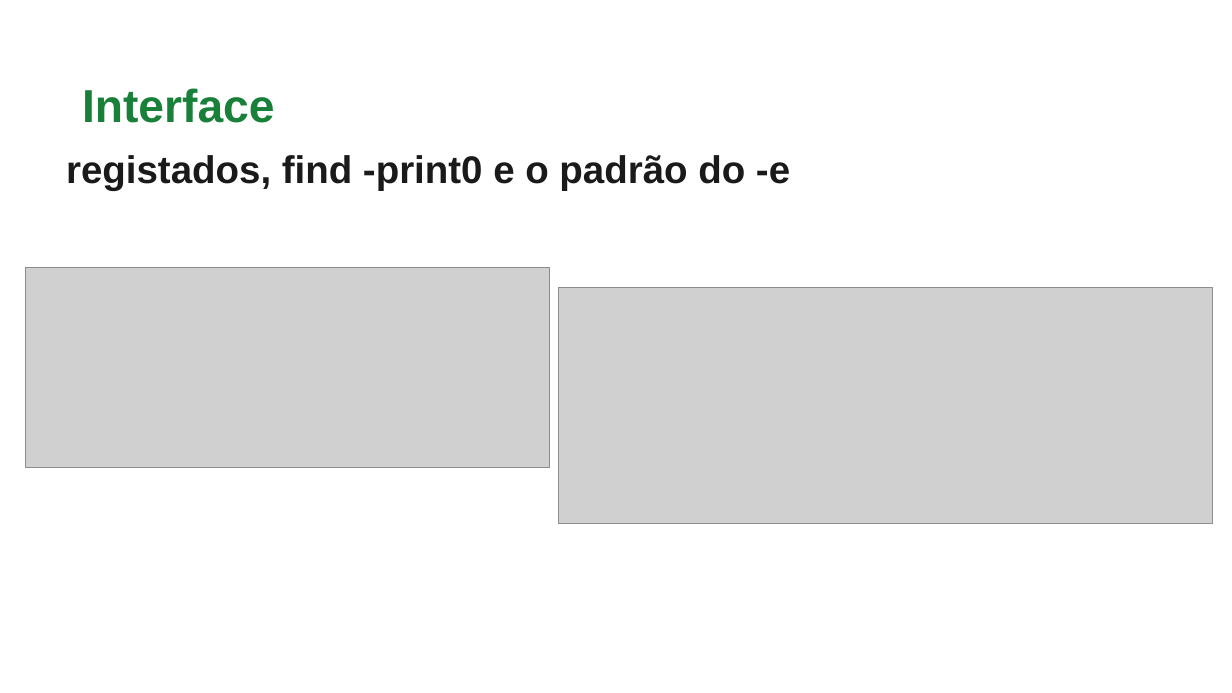
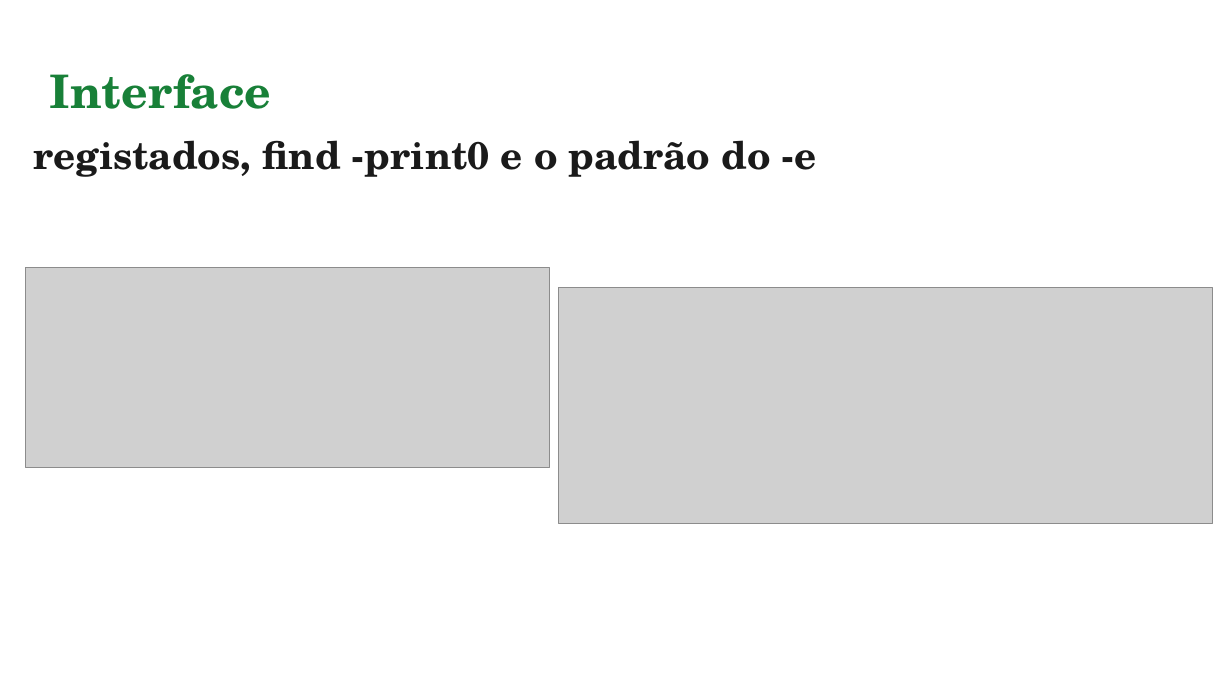
Before and after one commit to Alice678-afk/SO-Trabalho1, a slide deck: slide 10 of entrega/TrabalhoPratico1.pptx. Drawn at 1232x693 pixels with LibreOffice and Linux fonts; fonts in the diff are those of the drawing; grey boxes stand for pictures. Boxes give left, top, right and bottom in pixels: in the first picture for what was removed or moved away, otherwise in the second. Text is boxed around its words. In the diff, an @@ line names an element or a change of style, - is before the commit and + after.

```diff
--- a/entrega/TrabalhoPratico1.pptx
+++ b/entrega/TrabalhoPratico1.pptx
@@ text "Interface" at bbox=[50, 74, 272, 109]: font Arial to TeX Gyre Schola @@
@@ text "Interface": place and size @@
-text "Interface" at bbox=[82, 88, 274, 123]
+text "Interface" at bbox=[50, 74, 272, 109]
@@ text "registados, find -print0 e o ...": place and size @@
-text "registados, find -print0 e o ..." at bbox=[66, 155, 790, 191]
+text "registados, find -print0 e o ..." at bbox=[34, 140, 817, 177]
@@ text "registados, find -print0 e o ..." at bbox=[34, 140, 817, 177]: font Arial to TeX Gyre Schola @@
```
Also in this commit, not shown: 23 other slides changed, 5 slides added, 1 slide removed, 2 other files.
